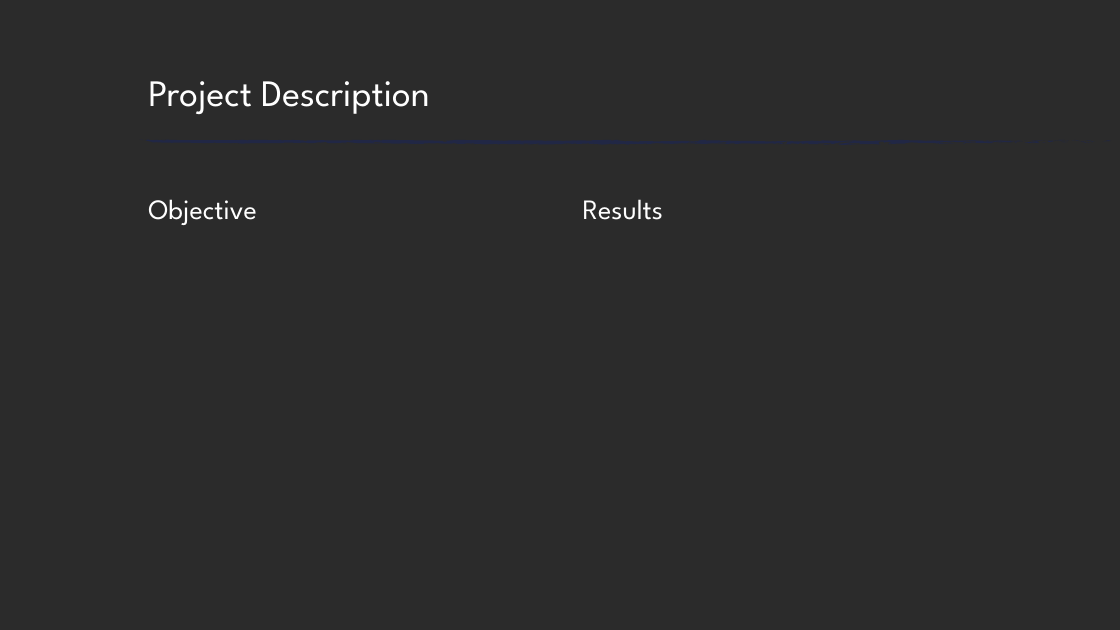
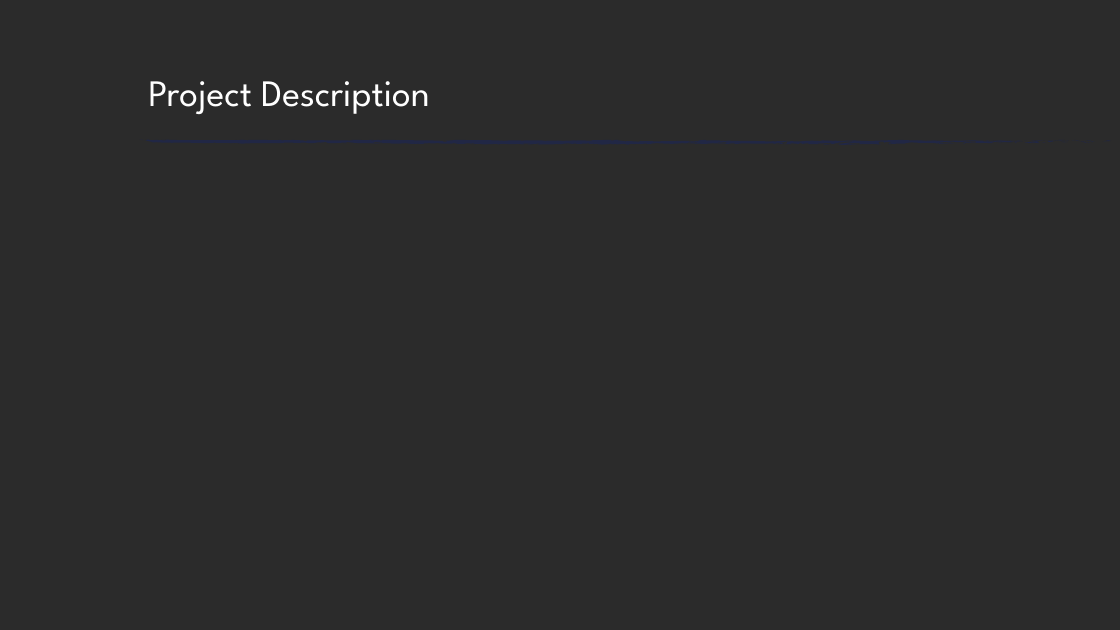
Before and after one commit to jkoller90/Pace-360, a slide deck: slide 3 of Final Presentation Draft/Pace 360.pptx. Drawn at 1120x630 pixels with LibreOffice and Linux fonts; fonts in the diff are those of the drawing; background and template pictures are left out; a plain dark background stands for a picture behind light text. Boxes give left, top, right and bottom in pixels: in the first picture for what was removed or moved away, otherwise in the second. Text is boxed around its words. In the diff, an @@ line names an element or a change of style, - is before the commit and + after.

Commit message:
presentation

```diff
--- a/Final Presentation Draft/Pace 360.pptx
+++ b/Final Presentation Draft/Pace 360.pptx
@@ text removed at bbox=[148, 199, 257, 225] @@
-Objective
@@ text removed at bbox=[583, 199, 663, 220] @@
-Results
```
Also in this commit, not shown: 4 other slides changed.
